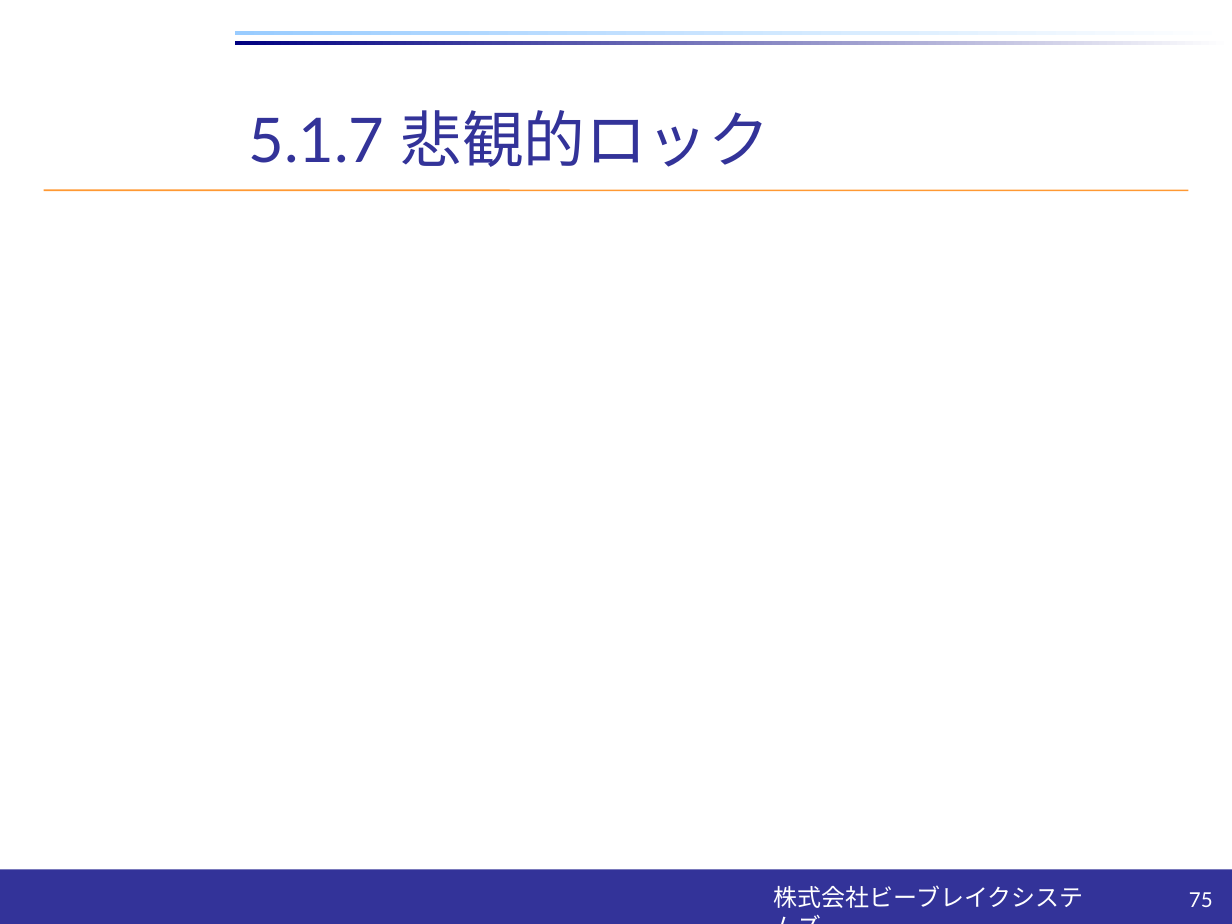
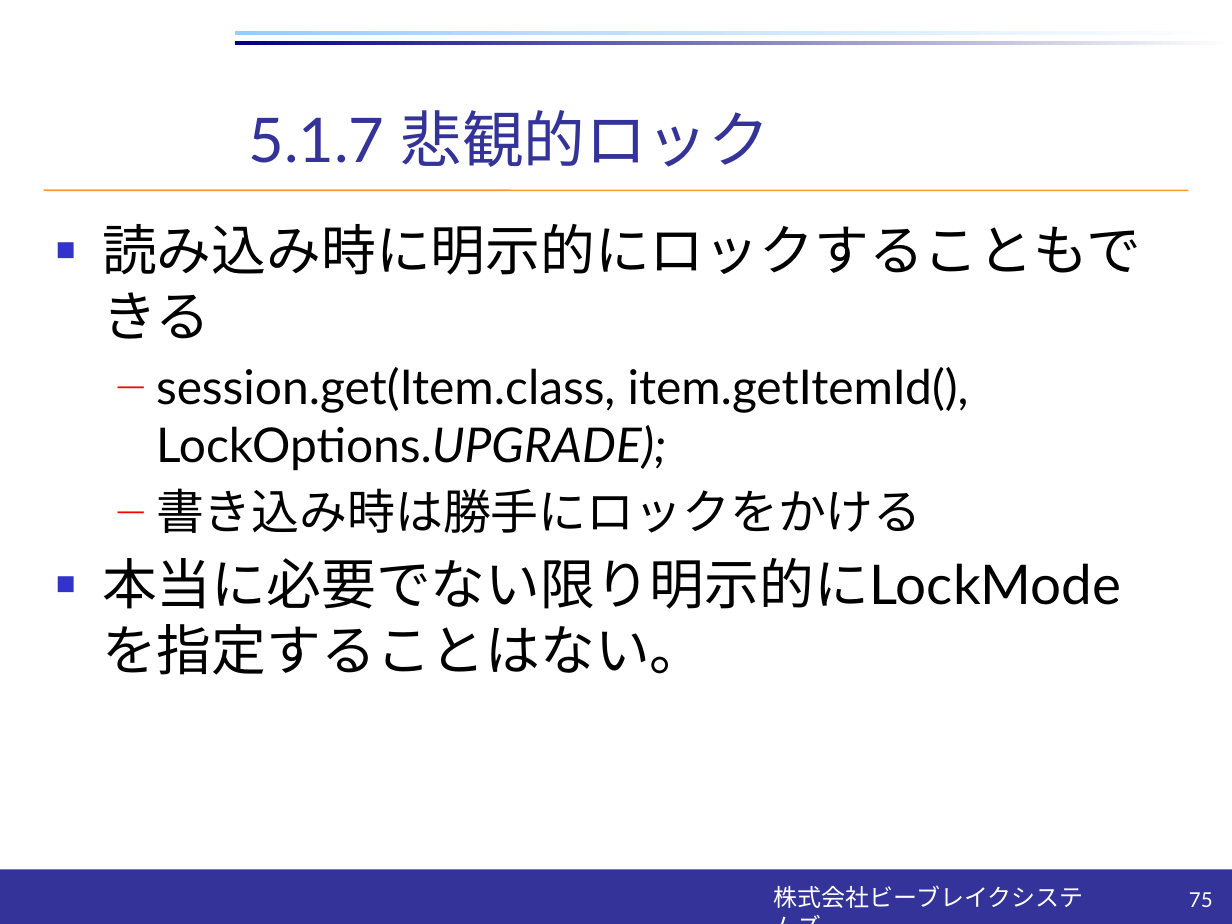
Before and after one commit to daybreaksnow/hibernateSample, a slide deck: slide 75 of doc/HibernateInActionまとめ/Hibernate In Actionまとめ.pptx. Drawn at 1232x924 pixels with LibreOffice and Linux fonts; fonts in the diff are those of the drawing; background and template pictures are left out. Boxes give left, top, right and bottom in pixels: in the first picture for what was removed or moved away, otherwise in the second. Text is boxed around its words. In the diff, an @@ line names an element or a change of style, - is before the commit and + after.

```diff
--- a/doc/HibernateInActionまとめ/Hibernate In Actionまとめ.pptx
+++ b/doc/HibernateInActionまとめ/Hibernate In Actionまとめ.pptx
@@ text added at <box>102,224,1141,675</box>, 28 pt, text #000000 @@
+■ 読み込み時に明示的にロックすることもできる
+  ― session.get(Item.class, item.getItemId(), LockOptions.UPGRADE);
+  ― 書き込み時は勝手にロックをかける
+■ 本当に必要でない限り明示的にLockModeを指定することはない。
```
Also in this commit, not shown: 13 slides added, 1 other file.
